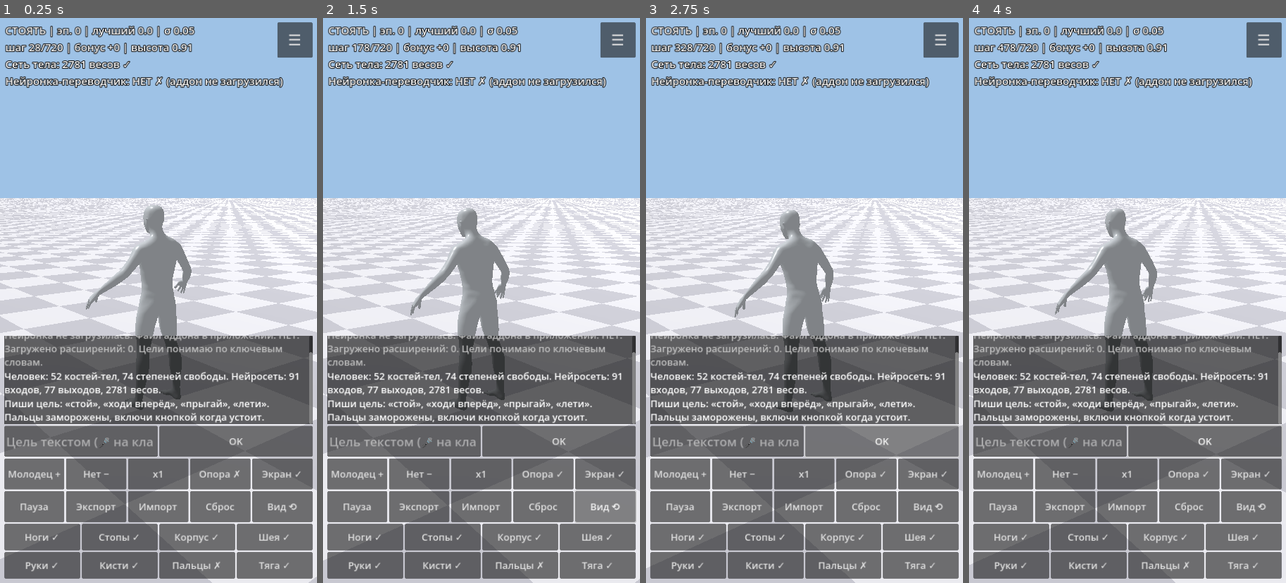
Above: before the commit, frames 1-4 (left to right).
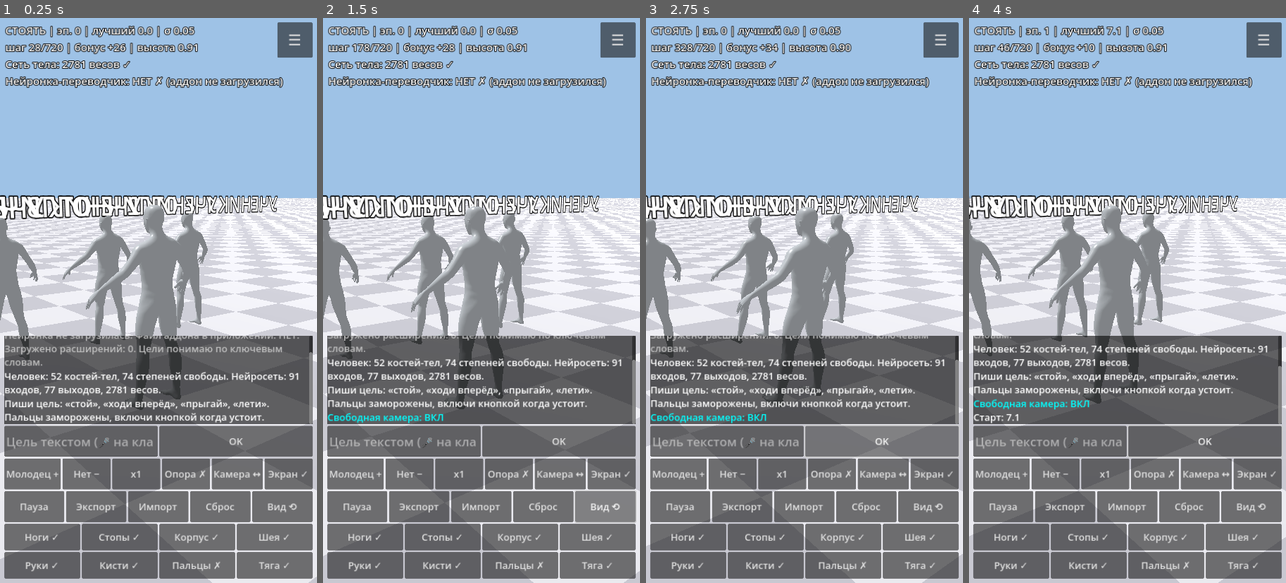
Above: after the commit, the same moments.

Repository: dmitriy2403iskan-star/Testung
Game: Godot game, scene res://sim.tscn
Same seed, same stepped clock (60 frames per second), same inputs: the game is played once before the commit and once after it.
Inputs (mouse positions are in pixels of both pictures, inside the frame that each line leads up to):
- Up to frame 1 (0.25 s): no input
- Up to frame 2 (1.5 s): click (560, 475) at 0.5 s, where only the run after the commit has a clickable "Камера ↔"; click "Вид ⟲" at 1.25 s
- Up to frame 3 (2.75 s): click "OK" at 2 s
- Up to frame 4 (4 s): click "OK" at 2.75 s; tap Enter at 3.5 s; move the mouse to (1197, 272) at 3.52 s; hold D from 3.53 s (still down); tap Q at 3.6 s; click (1197, 272) at 3.67 s; tap E at 3.8 s

The runs differ from the first frame. In frame 1, 6.5% of the frame differs, in the area x 0-97%, y 4-84%; in frame 2, 12%; in frame 3, 15%; in frame 4, 17%, in the area x 0-100%, y 1-100%.

Commit message:
Add training machine support, positive rewards, four labeled learners and free camera

Diff:
--- a/sim.gd
+++ b/sim.gd
@@ -21,6 +21,21 @@
 var cam_yaw := 143.0     # вращение вокруг человека (градусы)
 var cam_pitch := 12.0
 var cam_dist := 4.0
+var free_cam := false
+var free_cam_pos := Vector3(3.5, 2.2, 5.5)
+var free_cam_yaw := 145.0
+var free_cam_pitch := -12.0
+var cam_move_speed := 5.0
+var agent_clones: Array = []
+var agent_skeletons: Array = []
+var agent_labels: Array = []
+var agent_quality := 0.0
+var last_quality := 0.0
+var last_good_quality := -1.0
+var last_good_w := PackedFloat32Array()
+var reward_trace: Array = []
+var action_lock := true
+var reward_decay := 0.0
 var touches := {}
 var pinch_prev := 0.0
 var menu_box: VBoxContainer
@@ -103,6 +118,7 @@
     Engine.max_physics_steps_per_frame = 64
     _build_world()
     _build_body()
+    _build_training_agents()
     _refresh_active()
     n_in = 17 + n_dof
     n_out = n_dof + 3
@@ -279,6 +295,47 @@
     return {"shape": _cap(r, L), "xf": Transform3D(Basis(q), mid), "coll": coll}
 
 # ---------- тело человека ----------
+func _build_training_agents() -> void:
+    # Four training slots: one active physical learner + three visual observers.
+    # Observers mirror the active pose so the same movement can be judged side-by-side.
+    for i in 4:
+        var inst := (load("res://human.glb") as PackedScene).instantiate()
+        add_child(inst)
+        inst.position = Vector3((i - 1.5) * 1.25, LIFT, 1.8)
+        inst.scale = Vector3.ONE * 0.92
+        var ss := inst.find_child("Skeleton3D", true, false)
+        agent_clones.append(inst)
+        agent_skeletons.append(ss)
+        var lab := Label3D.new()
+        lab.text = "УЧЕНИК %d" % (i + 1)
+        lab.font_size = 64
+        lab.outline_size = 10
+        lab.modulate = Color(1, 1, 1, 1)
+        lab.position = Vector3(0, 1.75, 0)
+        inst.add_child(lab)
+        agent_labels.append(lab)
+
+func _mirror_training_agents() -> void:
+    if agent_skeletons.is_empty():
+        return
+    var inv := sk.global_transform.affine_inverse()
+    for n in agent_skeletons.size():
+        var ss: Skeleton3D = agent_skeletons[n]
+        var inst: Node3D = agent_clones[n]
+        inst.position = Vector3((n - 1.5) * 1.25, LIFT, 1.8)
+        for k in bodies.size():
+            ss.set_bone_global_pose_override(b_bone[k], inv * ((bodies[k] as RigidBody3D).global_transform * (b_offset[k] as Transform3D)), 1.0, true)
+        agent_labels[n].text = "УЧЕНИК %d  %s" % [n + 1, _quality_mark(agent_quality)]
+
+func _quality_mark(q: float) -> String:
+    if q >= 0.82:
+        return "✓ ОТЛИЧНО"
+    if q >= 0.62:
+        return "✓ ХОРОШО"
+    if q >= 0.40:
+        return "… СТАБИЛЬНО"
+    return "⚠ НЕ ОЧЕНЬ"
+
 func _build_body() -> void:
     human = (load("res://human.glb") as PackedScene).instantiate()
     add_child(human)
@@ -548,7 +605,13 @@
     if assist:
         var up := R.y
         rb.apply_torque(up.cross(Vector3.UP) * 500.0 - rb.angular_velocity * 60.0)
+        # Support mode: keeps the learner near its action checkpoint while still allowing joints to move.
+        var anchor := start
+        var delta := anchor - rb.global_position
+        rb.apply_central_force(Vector3(delta.x, 0.0, delta.z) * 180.0 - rb.linear_velocity * 25.0)
     var h := rb.global_position.y
+    var live_reward := _positive_reward()
+    bonus += live_reward
     sum_up += maxf(R.y.y, 0.0)
     sum_h += h
     max_h = maxf(max_h, h)
@@ -560,8 +623,35 @@
         _end_episode()
 
 # ---------- награда и обучение ----------
+func _quality_now() -> float:
+    var rb: RigidBody3D = bodies[root_i]
+    var R: Basis = rb.global_transform.basis * root_rest_inv
+    var upright := clampf((R.y.y + 1.0) * 0.5, 0.0, 1.0)
+    var height := clampf(rb.global_position.y / maxf(h0, 0.01), 0.0, 1.2) / 1.2
+    var angular := clampf(1.0 - rb.angular_velocity.length() * 0.12, 0.0, 1.0)
+    var feet := 0.0
+    for f in feet_i:
+        feet += 1.0 if bodies[f].global_position.y < 0.12 else 0.0
+    feet = feet / maxf(float(feet_i.size()), 1.0)
+    return clampf(0.45 * upright + 0.30 * height + 0.15 * angular + 0.10 * feet, 0.0, 1.0)
+
+func _positive_reward() -> float:
+    var q := _quality_now()
+    var delta := q - last_quality
+    last_quality = q
+    agent_quality = q
+    if q > last_good_quality:
+        last_good_quality = q
+        last_good_w = cur_w.duplicate()
+    # Reward only progress / good states. A fall does not create a useful positive target.
+    var r := maxf(0.0, delta) * 25.0
+    reward_trace.append({"step": step, "quality": snappedf(q, 0.001), "reward": snappedf(r, 0.001)})
+    if reward_trace.size() > 240:
+        reward_trace.pop_front()
+    return r
+
 func _score() -> float:
-    var n := float(ep_steps)
+    var n := float(maxi(ep_steps, 1))
     var upr := sum_up / n
     var hm := sum_h / n
     var th := thr / n
@@ -569,13 +659,14 @@
     var p: Vector3 = bodies[root_i].global_position
     var fwd := p.z - start.z
     var drift := Vector2(p.x - start.x, p.z - start.z).length()
+    var q := _quality_now()
     if goal == "walk":
-        return 3.0 * fwd + 1.5 * upr + clampf(hm / h0, 0.0, 1.1) - 0.3 * ef - 0.5 * th
+        return 4.0 * fwd + 2.0 * upr + 2.0 * q + clampf(hm / h0, 0.0, 1.1) - 0.25 * ef - 0.35 * th
     if goal == "jump":
-        return 4.0 * maxf(0.0, max_h - (h0 + 0.3)) + upr + clampf(hm / h0, 0.0, 1.1) - 0.3 * ef - th
+        return 4.0 * maxf(0.0, max_h - (h0 + 0.3)) + 1.5 * upr + q - 0.25 * ef - th
     if goal == "fly":
-        return clampf(hm, 0.0, 8.0) + 0.5 * upr - 0.2 * ef
-    return 2.0 * upr + 3.0 * clampf(hm / h0, 0.0, 1.1) - 0.3 * ef - th - 0.5 * drift
+        return clampf(hm, 0.0, 8.0) + 0.5 * upr + q - 0.2 * ef
+    return 3.0 * upr + 4.0 * clampf(hm / h0, 0.0, 1.1) + 5.0 * q - 0.2 * ef - 0.4 * th - 0.3 * drift
 
 func _mutate() -> PackedFloat32Array:
     var c := w.duplicate()
@@ -823,6 +914,7 @@
     r2.add_child(speed_btn)
     assist_btn = _btn("Опора ✗", _assist)
     r2.add_child(assist_btn)
+    r2.add_child(_btn("Камера ↔", _toggle_free_cam))
     screen_btn = _btn("Экран ✓", _screen)
     r2.add_child(screen_btn)
     var r3 := HBoxContainer.new()
@@ -916,8 +1008,19 @@
     brain.ask_goal(text)
 
 func _reward(v: float) -> void:
-    bonus += v
-    _log("[color=%s]%s[/color]" % ["lime" if v > 0 else "tomato", "Молодец!" if v > 0 else "Плохо!"])
+    if v > 0.0:
+        var q := _quality_now()
+        agent_quality = q
+        last_good_quality = maxf(last_good_quality, q)
+        last_good_w = cur_w.duplicate()
+        w = cur_w.duplicate()
+        reward_trace.append({"step": step, "quality": snappedf(q, 0.001), "reward": v})
+        bonus += v
+        _log("[color=lime]✓ Молодец! Поза сохранена: качество %.2f[/color]" % q)
+    else:
+        # Negative feedback is logged, but never destroys the last positively rewarded state.
+        bonus += v * 0.25
+        _log("[color=orange]Отметка: неудачное действие. Последняя хорошая поза сохранена.[/color]")
 
 func _speed() -> void:
     speed_i = (speed_i + 1) % SPEEDS.size()
@@ -938,6 +1041,13 @@
 
 # ---------- камера: вращение пальцем / мышью, щипок или колесо - приближение ----------
 func _cam_update() -> void:
+    if free_cam:
+        cam.position = free_cam_pos
+        var yaw := deg_to_rad(free_cam_yaw)
+        var pit := deg_to_rad(free_cam_pitch)
+        var dir := Vector3(sin(yaw) * cos(pit), sin(pit), cos(yaw) * cos(pit))
+        cam.look_at(cam.position + dir)
+        return
     var yaw := deg_to_rad(cam_yaw)
     var pit := deg_to_rad(cam_pitch)
     var tgt := cam_sm + Vector3(0, 0.9, 0)
@@ -945,9 +1055,22 @@
     cam.look_at(tgt)
 
 func _cam_reset() -> void:
+    free_cam = false
     cam_yaw = 143.0
     cam_pitch = 12.0
     cam_dist = 4.0
+    free_cam_pos = Vector3(3.5, 2.2, 5.5)
+    free_cam_yaw = 145.0
+    free_cam_pitch = -12.0
+    _cam_update()
+
+func _toggle_free_cam() -> void:
+    free_cam = not free_cam
+    if free_cam:
+        free_cam_pos = cam.global_position
+        free_cam_yaw = cam_yaw
+        free_cam_pitch = cam_pitch
+    _log("[color=cyan]Свободная камера: %s[/color]" % ("ВКЛ" if free_cam else "ВЫКЛ"))
 
 func _cam_free_area(p: Vector2) -> bool:
     if panel_layer.visible:
@@ -977,8 +1100,25 @@
             cam_pitch = clampf(cam_pitch + e.relative.y * 0.25, 2.0, 85.0)
     elif e is InputEventMouseMotion and not DisplayServer.is_touchscreen_available():
         if e.button_mask & MOUSE_BUTTON_MASK_LEFT and _cam_free_area(e.position):
-            cam_yaw -= e.relative.x * 0.35
-            cam_pitch = clampf(cam_pitch + e.relative.y * 0.25, 2.0, 85.0)
+            if free_cam:
+                free_cam_yaw -= e.relative.x * 0.35
+                free_cam_pitch = clampf(free_cam_pitch + e.relative.y * 0.25, -85.0, 85.0)
+            else:
+                cam_yaw -= e.relative.x * 0.35
+                cam_pitch = clampf(cam_pitch + e.relative.y * 0.25, 2.0, 85.0)
+    elif e is InputEventKey and e.pressed and free_cam:
+        var dir := Vector3.ZERO
+        if e.keycode == KEY_W: dir.z -= 1.0
+        if e.keycode == KEY_S: dir.z += 1.0
+        if e.keycode == KEY_A: dir.x -= 1.0
+        if e.keycode == KEY_D: dir.x += 1.0
+        if e.keycode == KEY_Q: dir.y -= 1.0
+        if e.keycode == KEY_E: dir.y += 1.0
+        if dir != Vector3.ZERO:
+            var yaw := deg_to_rad(free_cam_yaw)
+            var forward := Vector3(sin(yaw), 0.0, cos(yaw))
+            var right := Vector3(cos(yaw), 0.0, -sin(yaw))
+            free_cam_pos += (right * dir.x + forward * dir.z + Vector3.UP * dir.y) * cam_move_speed * 0.08
     elif e is InputEventMouseButton and e.pressed:
         if e.button_index == MOUSE_BUTTON_WHEEL_UP:
             cam_dist = clampf(cam_dist * 0.9, 1.2, 15.0)
@@ -996,6 +1136,7 @@
         var tgt := Vector3(tp.x, 0.0, tp.z)
         cam_sm = cam_sm.lerp(tgt, 1.0 - exp(-rd * 3.0))
     _cam_update()
+    _mirror_training_agents()
     var inv := sk.global_transform.affine_inverse()
     for k in bodies.size():
         var bw: Transform3D = (bodies[k] as RigidBody3D).global_transform * (b_offset[k] as Transform3D)
